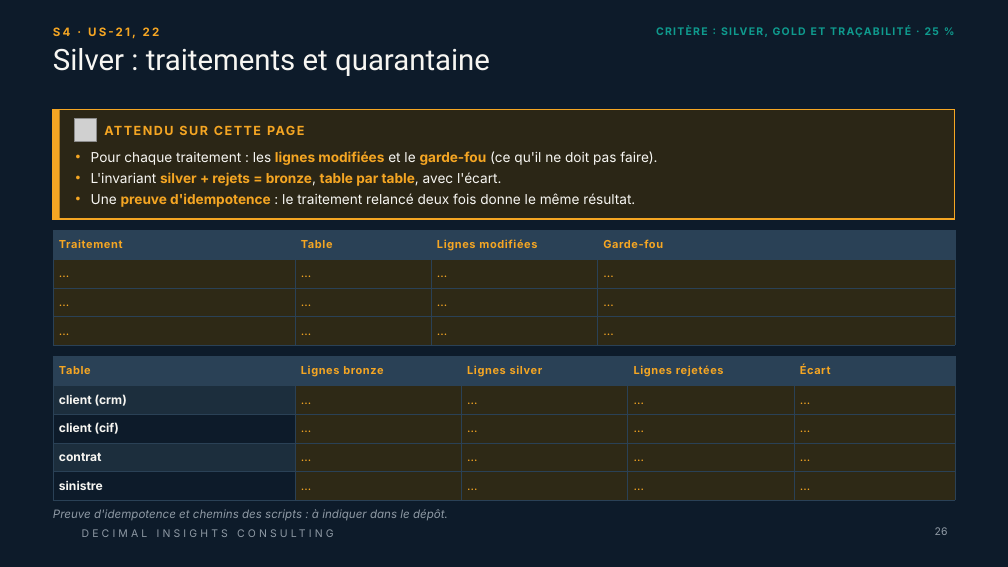
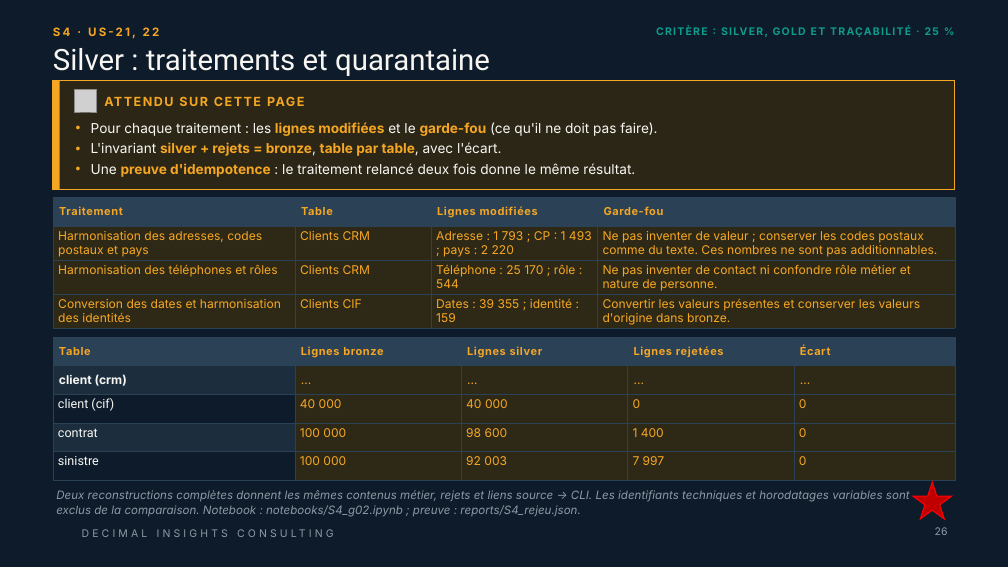
Before and after one commit to ruthabebeneg/td-qualite-g02, a slide deck: slide 26 of livrables/Livrable_Groupe_TD_AssurConnect.pptx. Drawn at 1008x567 pixels with LibreOffice and Linux fonts; fonts in the diff are those of the drawing; grey boxes stand for pictures; background and template pictures are left out. Boxes give left, top, right and bottom in pixels: in the first picture for what was removed or moved away, otherwise in the second. Text is boxed around its words. In the diff, an @@ line names an element or a change of style, - is before the commit and + after.

```diff
--- a/livrables/Livrable_Groupe_TD_AssurConnect.pptx
+++ b/livrables/Livrable_Groupe_TD_AssurConnect.pptx
@@ 2 texts, 2 rectangles, 1 picture: place and size @@
-2 texts, 2 rectangles, 1 picture at (53,110,955,219)
+2 texts, 2 rectangles, 1 picture at (53,80,955,190)
@@ table at (53,197,955,329) @@
-row 2: … | … | … | …
+row 2: Harmonisation des adresses, codes postaux et pays | Clients CRM | Adresse : 1 793 ; CP : 1 493 ; pays : 2 220 | Ne pas inventer de valeur ; conserver les codes postaux comme du texte. Ces nombres ne sont pas additionnables.
-row 3: … | … | … | …
+row 3: Harmonisation des téléphones et rôles | Clients CRM | Téléphone : 25 170 ; rôle : 544 | Ne pas inventer de contact ni confondre rôle métier et nature de personne.
-row 4: … | … | … | …
+row 4: Conversion des dates et harmonisation des identités | Clients CIF | Dates : 39 355 ; identité : 159 | Convertir les valeurs présentes et conserver les valeurs d'origine dans bronze.
@@ table: place and size @@
-table at (53,231,955,346)
+table at (53,197,955,329)
@@ table at (53,337,955,481) @@
-row 3: client (cif) | … | … | … | …
+row 3: client (cif) | 40 000 | 40 000 | 0 | 0
-row 4: contrat | … | … | … | …
+row 4: contrat | 100 000 | 98 600 | 1 400 | 0
-row 5: sinistre | … | … | … | …
+row 5: sinistre | 100 000 | 92 003 | 7 997 | 0
@@ size 11.5 to 12 pt, font Inter to Roboto, bold off in "client (cif)", "contrat", "sinistre" @@
@@ table: place and size @@
-table at (53,357,955,501)
+table at (53,337,955,481)
@@ text removed at (53,509,448,521) @@
-Preuve d'idempotence et chemins des scripts : à indiquer dans le dépôt.
@@ text added at (56,490,910,517), 11 pt, text #8E99A4, italic @@
+Deux reconstructions complètes donnent les mêmes contenus métier, rejets et liens source → CLI. Les identifiants techniques et horodatages variables sont exclus de la comparaison. Notebook : notebooks/S4_g02.ipynb ; preuve : reports/S4_rejeu.json.
@@ star added at (913,482,952,520), fill #C00000, outline #FF0000 1 pt @@
```
Also in this commit, not shown: 10 other slides changed, 1 slide added.
